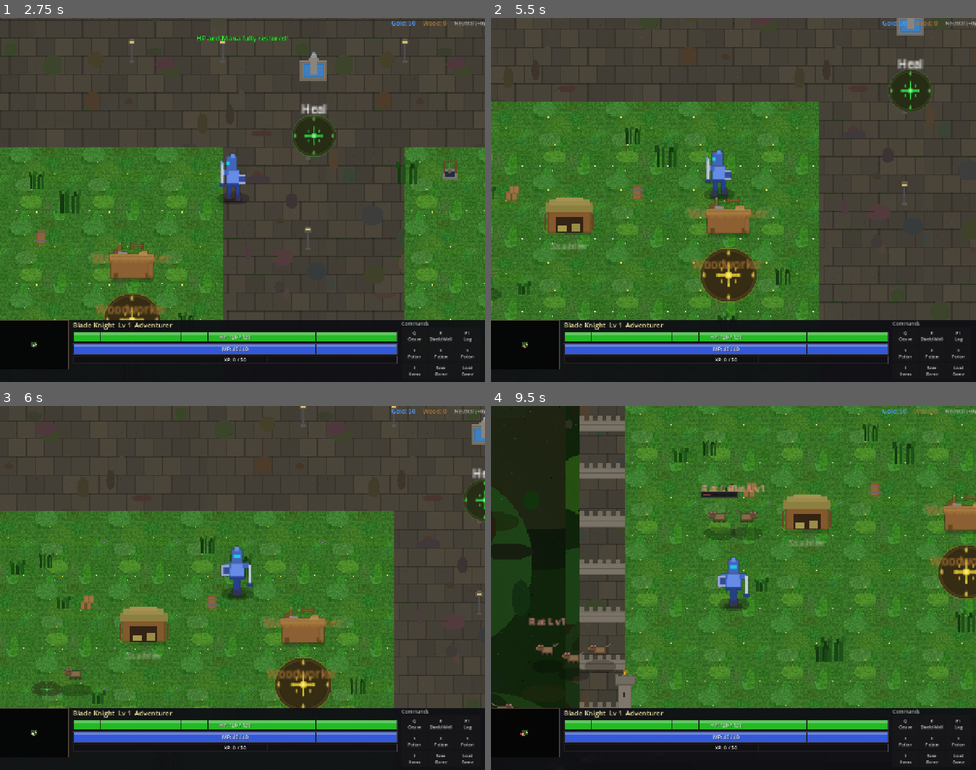
Above: before the commit, frames 1-4 (two rows, left to right).
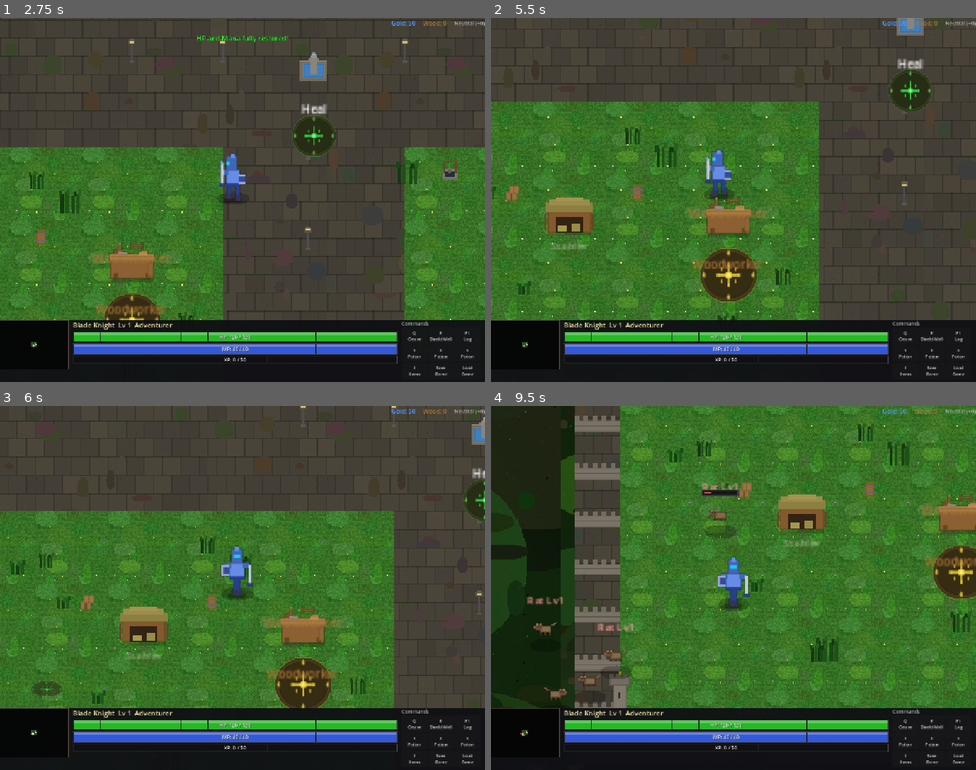
Above: after the commit, the same moments.

Repository: slxny/legends-open-rpg
Game: Godot game, scene res://scenes/main.tscn
Two runs of this game, one before a commit and one after it. Both use one fixed random seed, a clock stepped at 60 frames per second and the inputs below.
Inputs (mouse positions are in pixels of both pictures, inside the frame that each line leads up to):
- Up to frame 1 (2.75 s): click "SELECT" at 0.5 s; tap Enter at 1.25 s; drag from (33, 352) to (242, 258) at 1.27 s; drag from (145, 218) to (242, 174) at 2.02 s
- Up to frame 2 (5.5 s): move the mouse to (782, 119) at 2.77 s; hold D (move_right) 2.78-3.5 s; hold Space (attack) 2.78-3.5 s; click (782, 119) at 2.92 s; drag from (709, 272) to (558, 323) at 3.52 s; move the mouse to (879, 254) at 4.27 s; hold A (move_left) 4.28-5 s; tap 1 at 4.35 s; click (879, 254) at 4.42 s; drag from (588, 145) to (714, 200) at 5.02 s
- Up to frame 3 (6 s): move the mouse to (43, 689) at 5.77 s; hold S (move_down) from 5.78 s (still down); tap 3 at 5.85 s; click (43, 689) at 5.92 s
- Up to frame 4 (9.5 s): release S (move_down) at 6.5 s; drag from (660, 497) to (636, 606) at 6.52 s; drag from (529, 580) to (840, 642) at 7.27 s; drag from (495, 762) to (946, 660) at 8.02 s; move the mouse to (549, 751) at 8.77 s; hold S (move_down) from 8.78 s (still down); hold Space (attack) from 8.78 s (still down); click (549, 751) at 8.92 s

Frame 1 is identical in both runs. In frame 2, less than 0.1% of the frame differs, in the area x 0-8%, y 69-91%; in frame 3, 0.3%; in frame 4, 13%, in the area x 0-100%, y 0-91%.

Commit message:
Make enemies and trees much easier to click/tap
Replace exact point-based click detection with shape-based queries using
a 30px radius circle. Clicks near an enemy or tree now register even if
you miss the tiny collision shape. Falls back to nearest target within
the radius.

Also increase collision shapes for better hover detection:
- Enemy: 12px -> 16px radius
- Trees: SMALL 8->14, MEDIUM 12->18, LARGE 16->22

https://claude.ai/code/session_013NMTGvymxi2YRVqYERtJ7T

Diff:
--- a/scenes/enemies/enemy.tscn
+++ b/scenes/enemies/enemy.tscn
@@ -5,7 +5,7 @@
 [ext_resource type="Script" path="res://scripts/ui/sc_bar.gd" id="3_scbar"]
 
 [sub_resource type="CircleShape2D" id="CircleShape2D_enemy"]
-radius = 12.0
+radius = 16.0
 
 [node name="Enemy" type="CharacterBody2D"]
 y_sort_enabled = true
--- a/scenes/player/player.gd
+++ b/scenes/player/player.gd
@@ -99,6 +99,11 @@
 # Cached physics query params (avoids allocation per click)
 var _enemy_query_params: PhysicsPointQueryParameters2D = null
 var _clickable_query_params: PhysicsPointQueryParameters2D = null
+# Shape-based click queries — generous radius for easy clicking/tapping
+var _click_circle: CircleShape2D = null
+var _enemy_shape_query: PhysicsShapeQueryParameters2D = null
+var _tree_shape_query: PhysicsShapeQueryParameters2D = null
+const CLICK_RADIUS: float = 30.0  # Generous click detection radius
 # Damage label pool (avoids Label.new() per hit on player)
 var _player_dmg_pool: Array[Label] = []
 const PLAYER_DMG_POOL_MAX: int = 10
@@ -194,6 +199,16 @@
 	_enemy_query_params.collision_mask = 2  # Enemies only
 	_clickable_query_params = PhysicsPointQueryParameters2D.new()
 	_clickable_query_params.collision_mask = 4  # NPCs only
+
+	# Shape-based click queries — circle area instead of exact point for forgiving clicks
+	_click_circle = CircleShape2D.new()
+	_click_circle.radius = CLICK_RADIUS
+	_enemy_shape_query = PhysicsShapeQueryParameters2D.new()
+	_enemy_shape_query.collision_mask = 2  # Enemies
+	_enemy_shape_query.shape = _click_circle
+	_tree_shape_query = PhysicsShapeQueryParameters2D.new()
+	_tree_shape_query.collision_mask = 4  # Environment (trees)
+	_tree_shape_query.shape = _click_circle
 
 	# Sync initial state to DeathCounterSystem
 	_sync_to_death_counters()
@@ -1375,13 +1390,26 @@
 func _get_enemy_at_mouse() -> Node2D:
 	var mouse_pos = _get_world_mouse_pos()
 	var space = get_world_2d().direct_space_state
+	# First try exact point hit for precision
 	_enemy_query_params.position = mouse_pos
-	var results = space.intersect_point(_enemy_query_params, 1)
-	if results.size() > 0:
-		var col = results[0]["collider"]
+	var point_results = space.intersect_point(_enemy_query_params, 1)
+	if point_results.size() > 0:
+		var col = point_results[0]["collider"]
 		if col.is_in_group("enemies") and not col.get("_is_dead"):
 			return col
-	return null
+	# Fall back to generous shape query — find nearest enemy within click radius
+	_enemy_shape_query.transform = Transform2D(0, mouse_pos)
+	var results = space.intersect_shape(_enemy_shape_query, 8)
+	var best: Node2D = null
+	var best_dist_sq: float = INF
+	for r in results:
+		var col = r["collider"]
+		if col.is_in_group("enemies") and not col.get("_is_dead"):
+			var d = mouse_pos.distance_squared_to(col.global_position)
+			if d < best_dist_sq:
+				best_dist_sq = d
+				best = col
+	return best
 
 func _get_clickable_at_mouse() -> Node2D:
 	var mouse_pos = _get_world_mouse_pos()
@@ -1395,13 +1423,26 @@
 func _get_tree_at_mouse() -> Node2D:
 	var mouse_pos = _get_world_mouse_pos()
 	var space = get_world_2d().direct_space_state
+	# First try exact point hit
 	_clickable_query_params.position = mouse_pos
-	var results = space.intersect_point(_clickable_query_params, 4)
-	for result in results:
+	var point_results = space.intersect_point(_clickable_query_params, 4)
+	for result in point_results:
 		var col = result["collider"]
 		if col.is_in_group("harvestable_trees") and not col.get("_is_chopped"):
 			return col
-	return null
+	# Fall back to generous shape query — find nearest tree within click radius
+	_tree_shape_query.transform = Transform2D(0, mouse_pos)
+	var results = space.intersect_shape(_tree_shape_query, 8)
+	var best: Node2D = null
+	var best_dist_sq: float = INF
+	for r in results:
+		var col = r["collider"]
+		if col.is_in_group("harvestable_trees") and not col.get("_is_chopped"):
+			var d = mouse_pos.distance_squared_to(col.global_position)
+			if d < best_dist_sq:
+				best_dist_sq = d
+				best = col
+	return best
 
 func _set_facing(dir: Vector2) -> void:
 	_facing = dir
--- a/scenes/world/harvestable_tree.gd
+++ b/scenes/world/harvestable_tree.gd
@@ -91,11 +91,11 @@
 	var shape = CircleShape2D.new()
 	match tree_size:
 		TreeSize.SMALL:
-			shape.radius = 8.0
-		TreeSize.MEDIUM:
-			shape.radius = 12.0
-		TreeSize.LARGE:
-			shape.radius = 16.0
+			shape.radius = 14.0
+		TreeSize.MEDIUM:
+			shape.radius = 18.0
+		TreeSize.LARGE:
+			shape.radius = 22.0
 	col.shape = shape
 	add_child(col)
 
